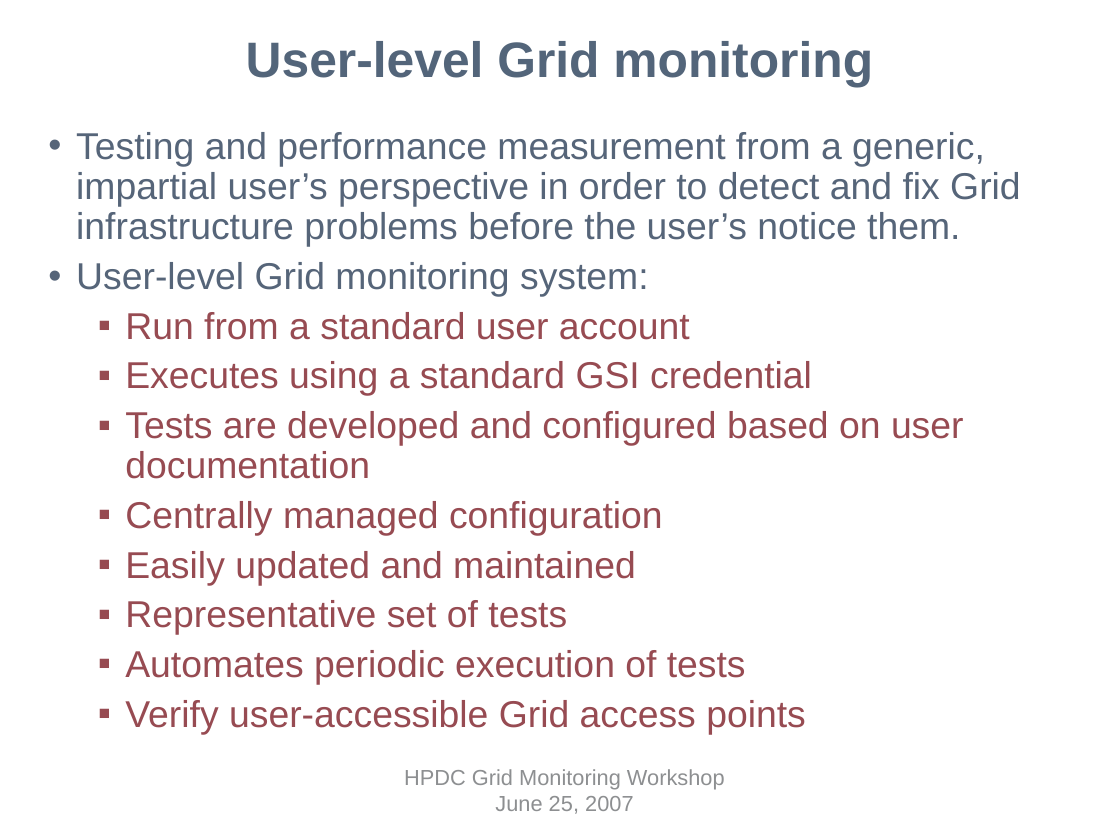
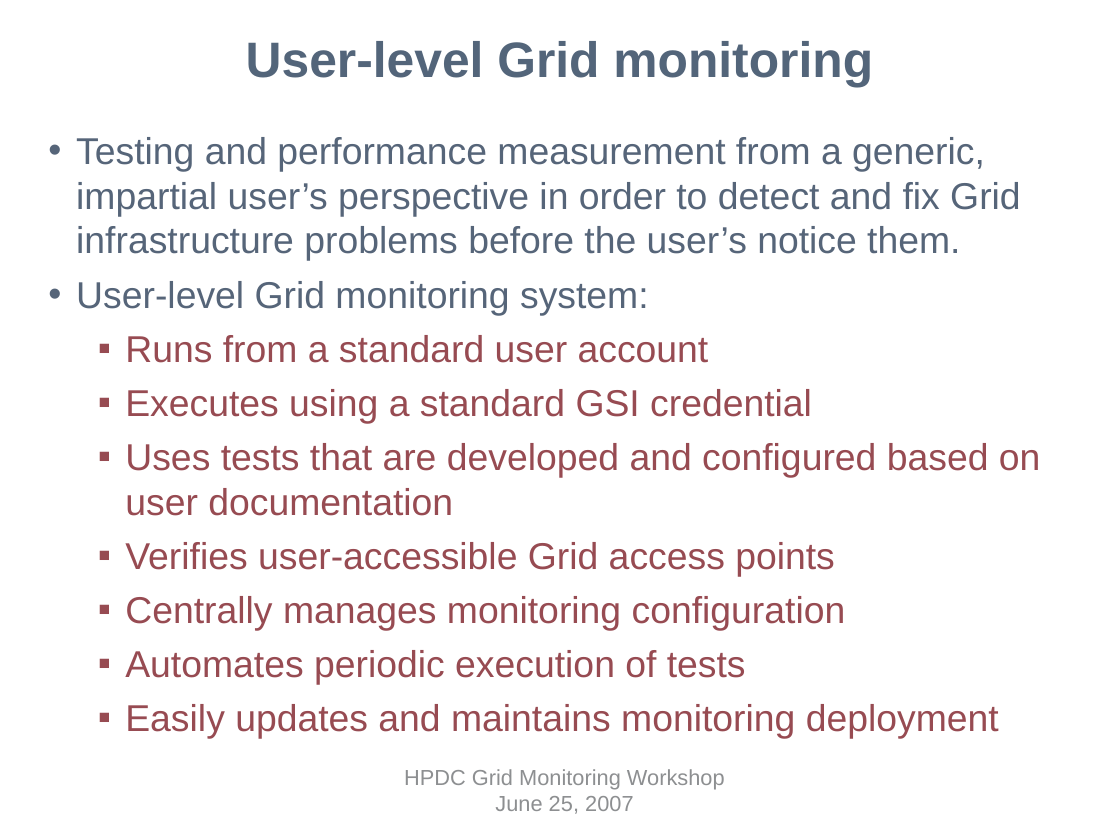
Before and after one commit to IncaProject/inca-xsede, a slide deck: slide 3 of talks/inca-gmw07.ppt. Drawn at 1120x840 pixels with LibreOffice and Linux fonts; fonts in the diff are those of the drawing; background and template pictures are left out. Boxes give left, top, right and bottom in pixels: in the first picture for what was removed or moved away, otherwise in the second. Text is boxed around its words. In the diff, an @@ line names an element or a change of style, - is before the commit and + after.

```diff
--- a/talks/inca-gmw07.ppt
+++ b/talks/inca-gmw07.ppt
@@ text at (76, 137, 1021, 685): line spacing 0.9 to 1 @@
@@ text at (125, 335, 709, 363): text changed @@
-  ▪ Run from a standard user account
+  ▪ Runs from a standard user account
@@ text at (125, 443, 1041, 631): text changed @@
-  ▪ Tests are developed and configured based on user documentation
-  ▪ Centrally managed configuration
-  ▪ Easily updated and maintained
-  ▪ Representative set of tests
+  ▪ Uses tests that are developed and configured based on user documentation
+  ▪ Verifies user-accessible Grid access points
+  ▪ Centrally manages monitoring configuration
@@ text at (125, 704, 999, 739): text changed @@
-  ▪ Verify user-accessible Grid access points
+  ▪ Easily updates and maintains monitoring deployment
```
Also in this commit, not shown: 9 other slides changed.
